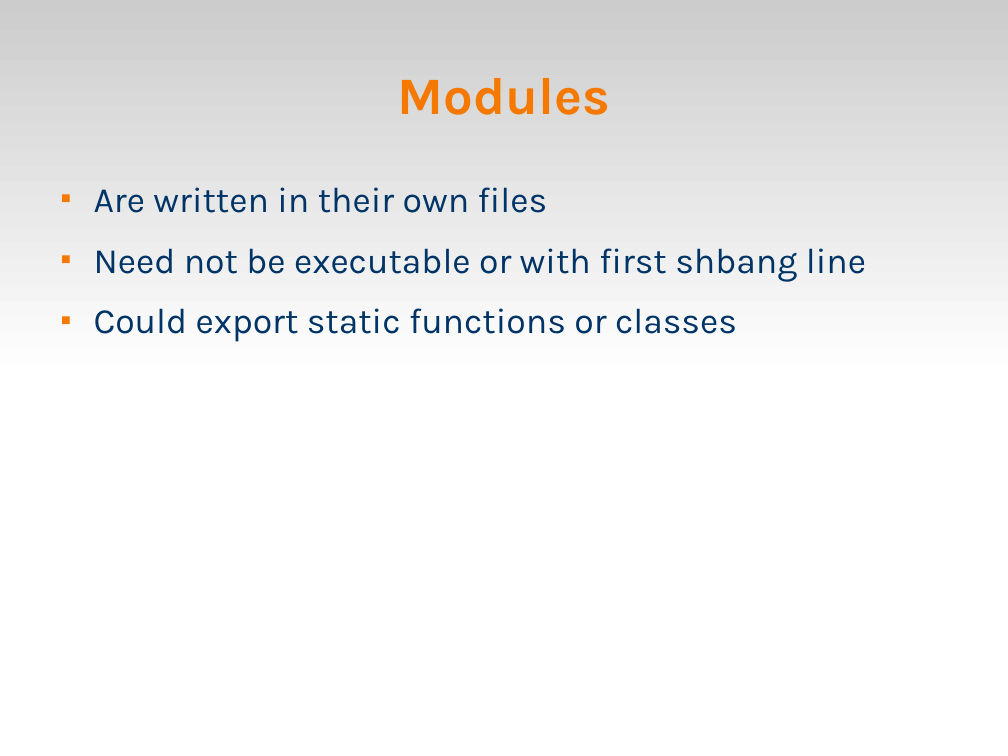
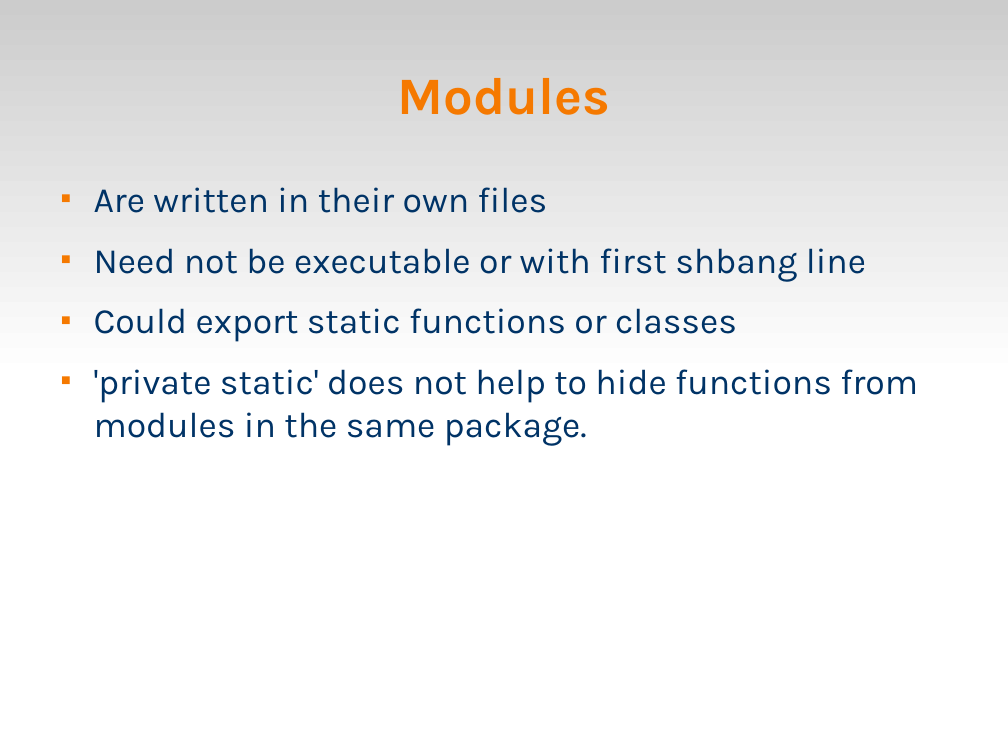
Before and after one commit to veltzer/demos, a slide deck: slide 12 of groovy/groovy.odp. Drawn at 1008x756 pixels with LibreOffice and Linux fonts; fonts in the diff are those of the drawing. Boxes give left, top, right and bottom in pixels: in the first picture for what was removed or moved away, otherwise in the second. Text is boxed around its words. In the diff, an @@ line names an element or a change of style, - is before the commit and + after.

```diff
--- a/groovy/groovy.odp
+++ b/groovy/groovy.odp
@@ text at (x1=94, y1=369, x2=918, y2=446): paragraph added @@
+■ 'private static' does not help to hide functions from modules in the same package.
```
Also in this commit, not shown: 9 other files.
